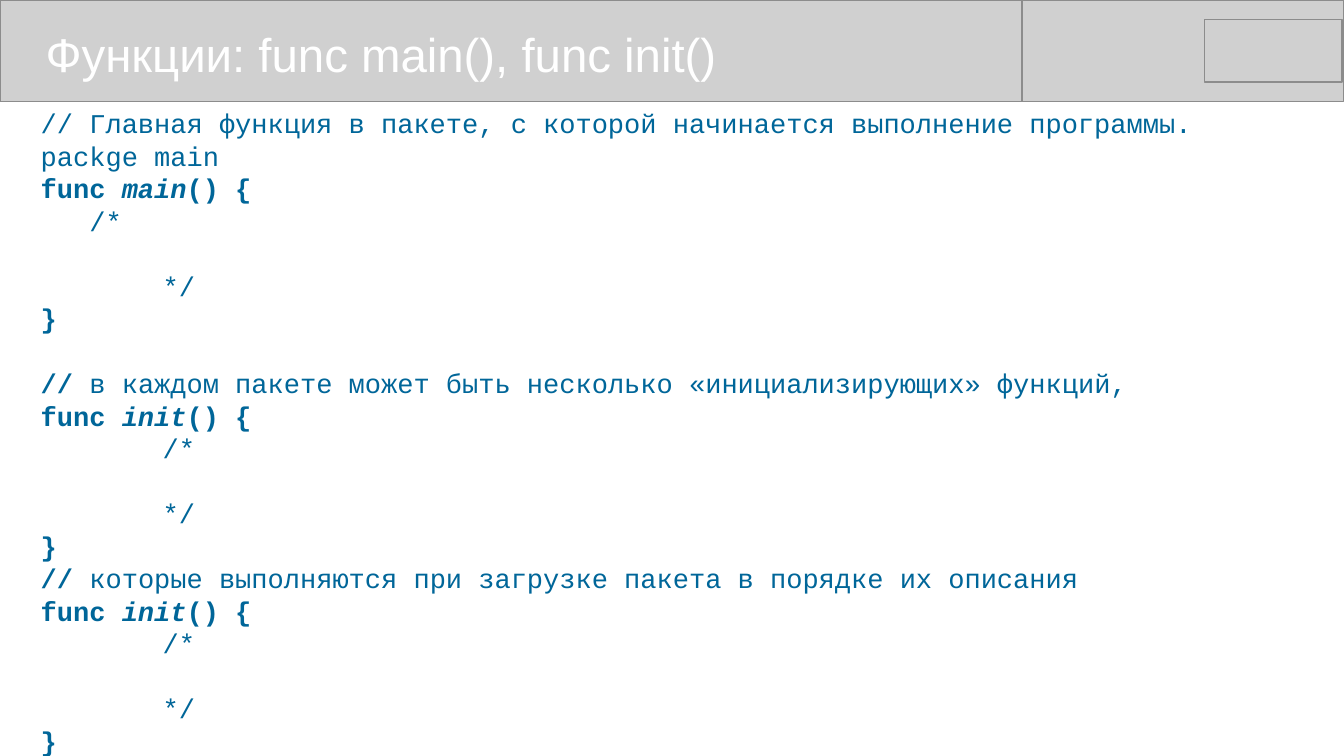
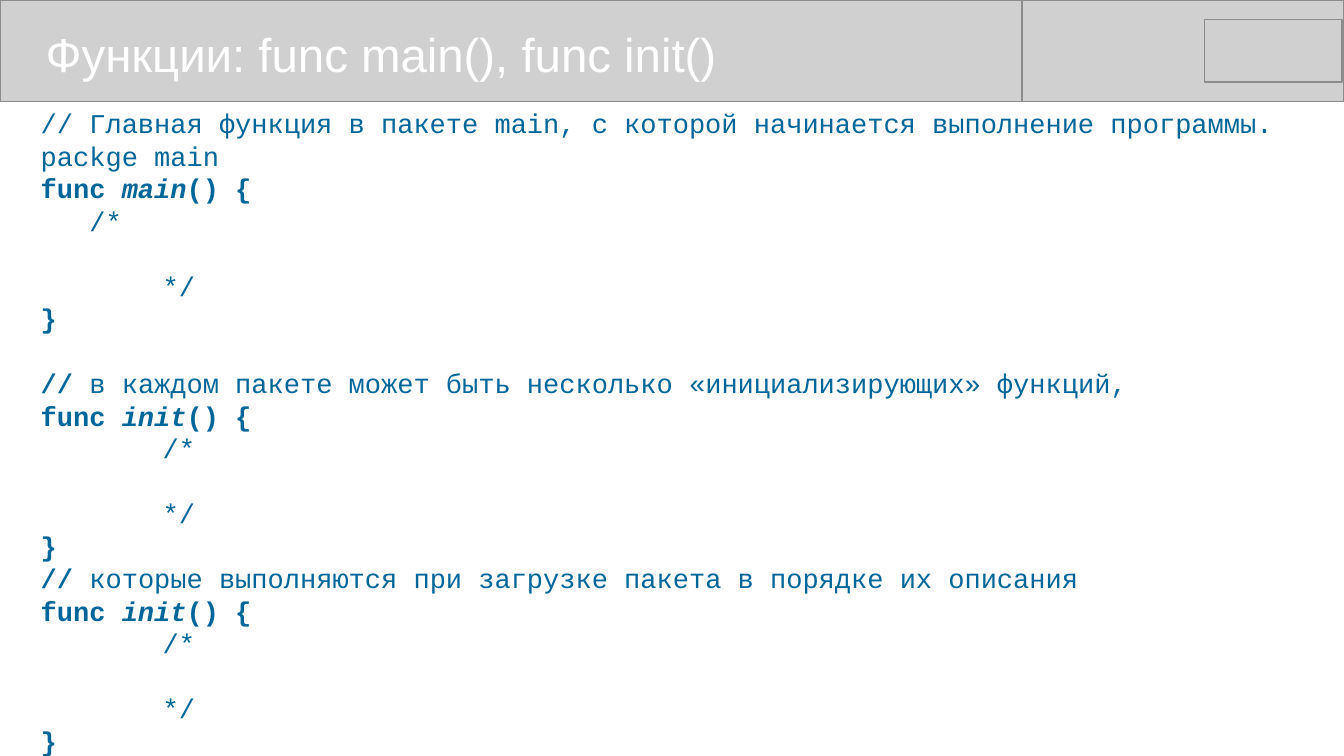
Before and after one commit to mike-shock/Go_language, a slide deck: slide 25 of Go_Review.odp (slide 26 before the commit). Drawn at 1344x756 pixels with LibreOffice and Linux fonts; fonts in the diff are those of the drawing; grey boxes stand for pictures. Boxes give left, top, right and bottom in pixels: in the first picture for what was removed or moved away, otherwise in the second. Text is boxed around its words. In the diff, an @@ line names an element or a change of style, - is before the commit and + after.

```diff
--- a/Go_Review.odp
+++ b/Go_Review.odp
@@ text at [89, 114, 1272, 139]: text changed @@
-// Главная функция в пакете, с которой начинается выполнение программы.
+// Главная функция в пакете main, с которой начинается выполнение программы.
```
Also in this commit, not shown: 7 other slides changed, 1 slide added, 2 other files.
